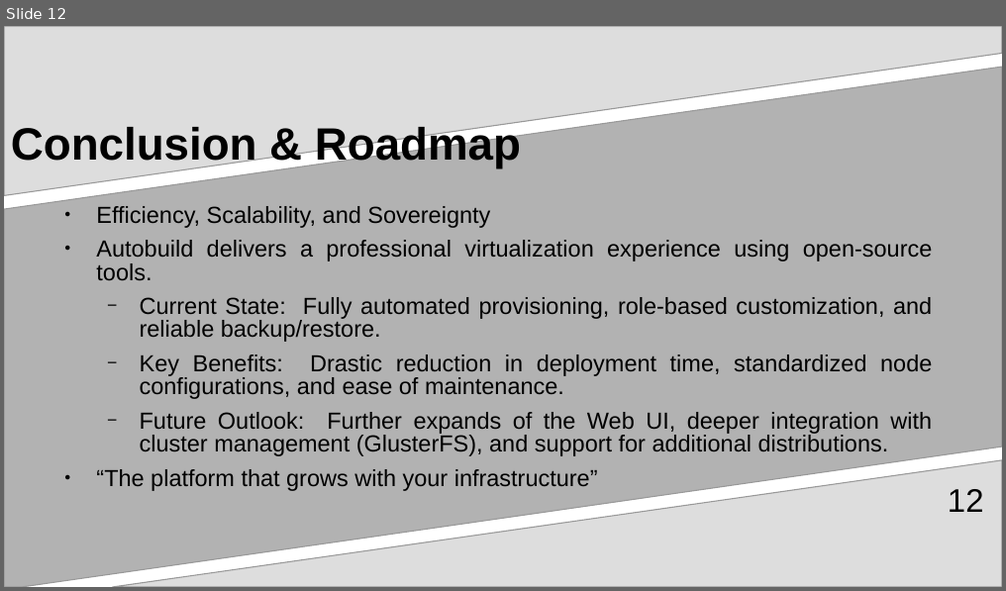
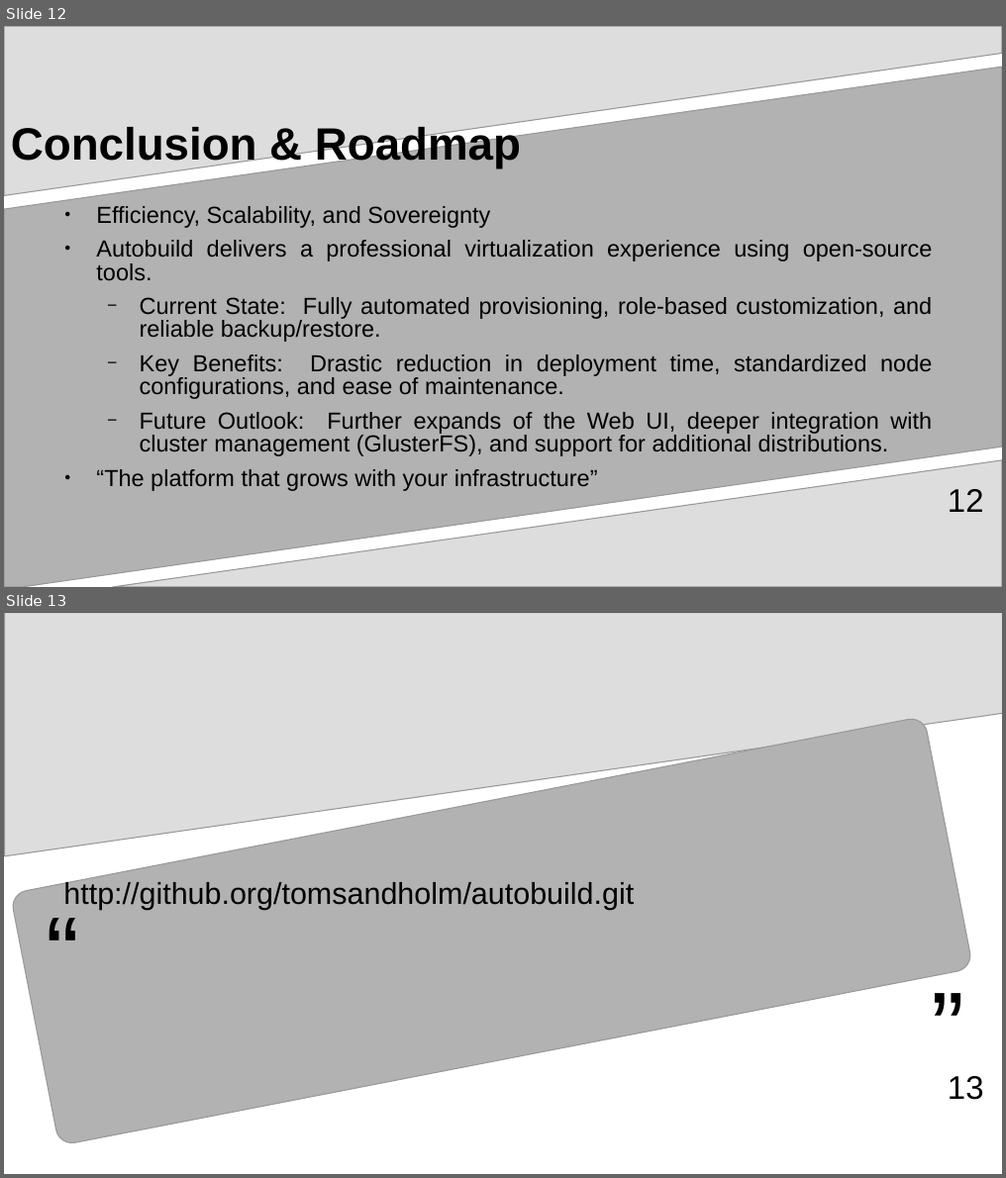
Before and after one commit to tomsandholm/autobuild, a slide deck: presentation/autobuild-presentation-1.odp. Shown one above the other, each under a label of ours: slide 12 before the commit, slides 12 and 13 after it. The pictures are 1006x591 and 1006x1178 pixels, drawn with LibreOffice and Linux fonts; fonts in the diff are those of the drawing. Boxes give left, top, right and bottom in pixels: in the first picture for what was removed or moved away, otherwise in the second. Text is boxed around its words. In the diff, an @@ line names an element or a change of style, - is before the commit and + after.

```diff
--- a/presentation/autobuild-presentation-1.odp
+++ b/presentation/autobuild-presentation-1.odp
@@ slide 13 added at [4,613,1002,1174], background #FFFFFF @@
@@ freeform shape added at [5,613,1002,857], fill #DDDDDD, outline #999999 0.85 pt @@
@@ rounded rectangle added at [10,717,972,1147], fill #B2B2B2, outline #999999 0.85 pt @@
@@ text added at [31,886,94,1008], 80 pt, text #000000 @@
+“
@@ text added at [63,880,634,910], 24 pt, text #000000 @@
+http://github.org/tomsandholm/autobuild.git
@@ text added at [917,961,980,1083], 80 pt, text #000000 @@
+”
@@ page number added at [947,1076,984,1100], 26 pt, text #000000 @@
+13
```
Also in this commit, not shown: 1 slide removed.
